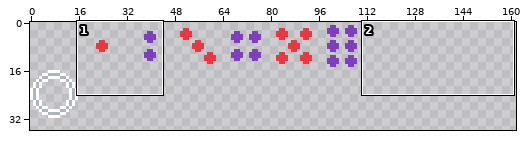
A pixel-art file gets an edit: assets/interface.ase. The first picture is a wide view before the edit; the outline marks the close-up.
Close-up. Before the commit:
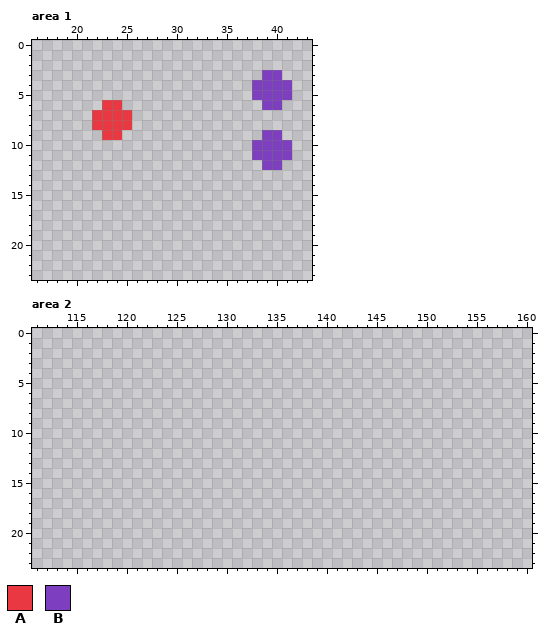
512x512 pixels, 1 frame. Shown: area 1: x 16..43, y 0..23; area 2: x 111..160, y 0..23. The wide view leaves out empty margins.
Palette (. is transparent): A #e93841  B #7d3ebf
Pixels before, area 1, first column x 22:
 3 .................BB.
 4 ................BBBB
 5 ................BBBB
 6 .AA..............BB.
 7 AAAA................
 8 AAAA................
 9 .AA..............BB.
10 ................BBBB
11 ................BBBB
12 .................BB.
New version:
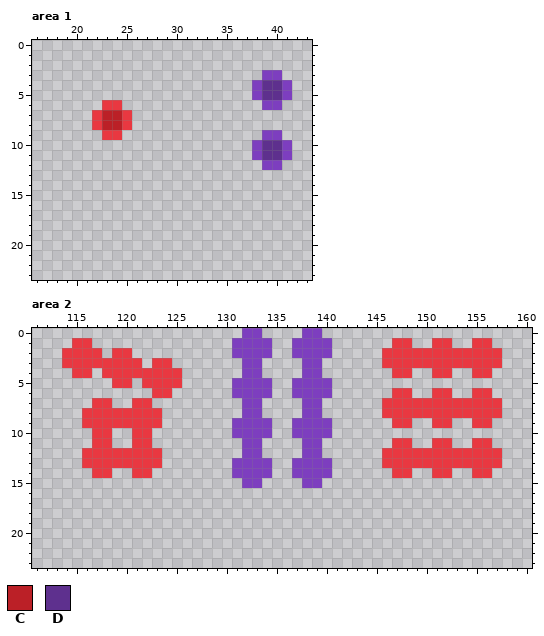
Colours new in this view: C #bb2027  D #5e308e
The commit says: higher level flags, style tweaks
The edit:
Area 1:
y 4..5: x 39..40 BB -> DD
y 7..8: x 23..24 AA -> CC
y 10..11: x 39..40 BB -> DD
Area 2:
y 0: x 132..133 .. -> BB; x 138..139 .. -> BB
y 1: x 115..116 .. -> AA; x 131..134 .... -> BBBB; x 137..140 .... -> BBBB; x 147..148 .. -> AA; x 151..152 .. -> AA; x 155..156 .. -> AA
y 2: x 114..117 .... -> AAAA; x 119..120 .. -> AA; x 131..134 .... -> BBBB; x 137..140 .... -> BBBB; x 146..157 ............ -> AAAAAAAAAAAA
y 3: x 114..121 ........ -> AAAAAAAA; x 123..124 .. -> AA; x 132..133 .. -> BB; x 138..139 .. -> BB; x 146..157 ............ -> AAAAAAAAAAAA
y 4: x 115..116 .. -> AA; x 118..125 ........ -> AAAAAAAA; x 132..133 .. -> BB; x 138..139 .. -> BB; x 147..148 .. -> AA; x 151..152 .. -> AA; x 155..156 .. -> AA
y 5: x 119..120 .. -> AA; x 122..125 .... -> AAAA; x 131..134 .... -> BBBB; x 137..140 .... -> BBBB
y 6: x 123..124 .. -> AA; x 131..134 .... -> BBBB; x 137..140 .... -> BBBB; x 147..148 .. -> AA; x 151..152 .. -> AA; x 155..156 .. -> AA
y 7: x 117..118 .. -> AA; x 121..122 .. -> AA; x 132..133 .. -> BB; x 138..139 .. -> BB; x 146..157 ............ -> AAAAAAAAAAAA
y 8: x 116..123 ........ -> AAAAAAAA; x 132..133 .. -> BB; x 138..139 .. -> BB; x 146..157 ............ -> AAAAAAAAAAAA
y 9: x 116..123 ........ -> AAAAAAAA; x 131..134 .... -> BBBB; x 137..140 .... -> BBBB; x 147..148 .. -> AA; x 151..152 .. -> AA; x 155..156 .. -> AA
y 10: x 117..118 .. -> AA; x 121..122 .. -> AA; x 131..134 .... -> BBBB; x 137..140 .... -> BBBB
y 11: x 117..118 .. -> AA; x 121..122 .. -> AA; x 132..133 .. -> BB; x 138..139 .. -> BB; x 147..148 .. -> AA; x 151..152 .. -> AA; x 155..156 .. -> AA
y 12: x 116..123 ........ -> AAAAAAAA; x 132..133 .. -> BB; x 138..139 .. -> BB; x 146..157 ............ -> AAAAAAAAAAAA
y 13: x 116..123 ........ -> AAAAAAAA; x 131..134 .... -> BBBB; x 137..140 .... -> BBBB; x 146..157 ............ -> AAAAAAAAAAAA
y 14: x 117..118 .. -> AA; x 121..122 .. -> AA; x 131..134 .... -> BBBB; x 137..140 .... -> BBBB; x 147..148 .. -> AA; x 151..152 .. -> AA; x 155..156 .. -> AA
y 15: x 132..133 .. -> BB; x 138..139 .. -> BB
Where, in picture pixels (left, top, right, bottom), the same in both close-ups:
changed: (262, 80, 282, 100)
changed: (102, 110, 122, 130)
changed: (262, 140, 282, 160)
added: (232, 328, 332, 488)
added: (62, 338, 182, 478)
added: (382, 338, 502, 478)
